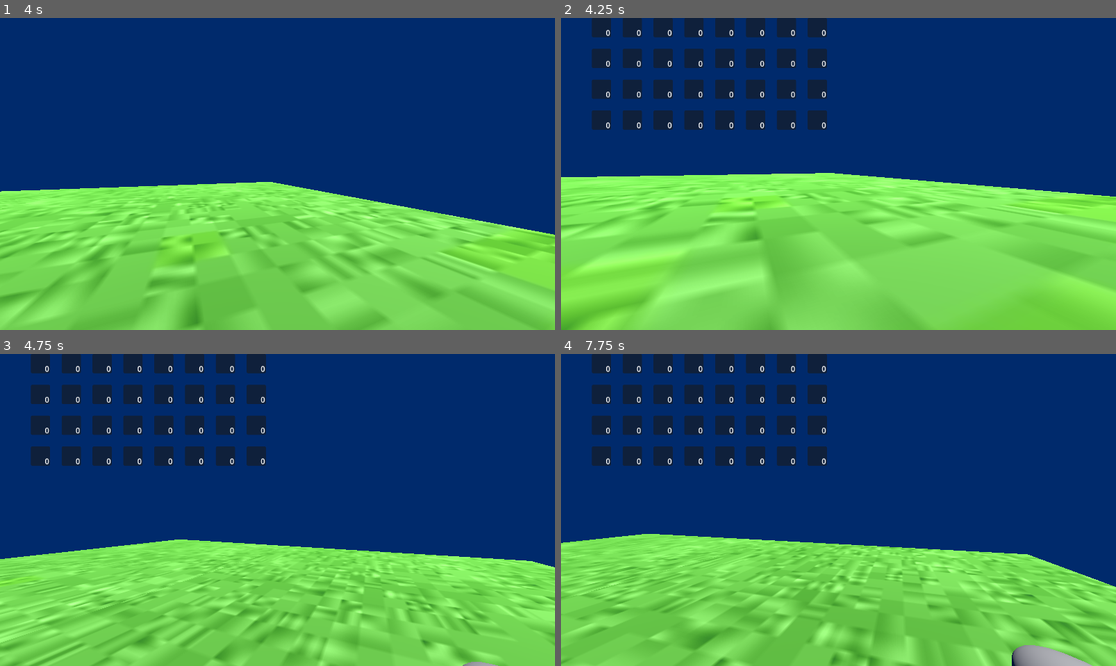
Above: before the commit, frames 1-4 (two rows, left to right).
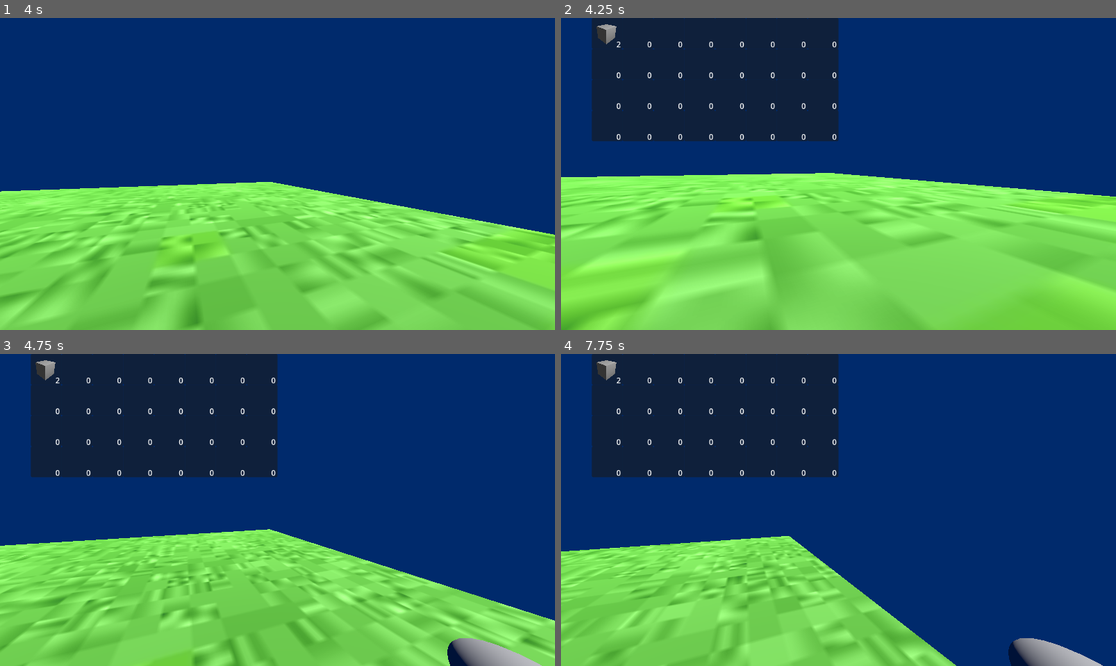
Above: after the commit, the same moments.

Repository: arrowira/DarkFantasyRPG
Game: Godot game, scene res://Scenes/Main.tscn
The game is run twice, just before and just after one commit, with the same random seed, the same clock (stepped at 60 frames per second) and the same inputs.
Inputs (mouse positions are in pixels of both pictures, inside the frame that each line leads up to):
- Up to frame 1 (4 s): move the mouse to (305, 174) at 0.52 s; hold C (Crouch) 0.53-1.28 s; hold W (Forward) from 0.53 s (still down); tap Space (Jump) at 0.77, 1.52, 3.02, 3.77 s; move the mouse to (249, 174) at 1.27 s; tap Shift (Sprint) at 1.35, 2.85 s; move the mouse to (288, 167) at 2.02 s; hold C (Crouch) 2.03-2.78 s; move the mouse to (271, 180) at 2.77 s; move the mouse to (316, 177) at 3.52 s; hold C (Crouch) from 3.53 s (still down)
- Up to frame 2 (4.25 s): keep holding W (Forward); keep holding C (Crouch); tap E (OpenInventory) at 4.15 s
- Up to frame 3 (4.75 s): keep holding W (Forward); move the mouse to (233, 506) at 4.27 s; release C (Crouch) at 4.28 s; tap Shift (Sprint) at 4.35 s; tap Space (Jump) at 4.52 s
- Up to frame 4 (7.75 s): move the mouse to (844, 510) at 5.02 s; hold C (Crouch) 5.03-5.78 s; move the mouse to (816, 503) at 5.77 s; release W (Forward) at 5.78 s; hold D (Right) 5.78-6.53 s; tap Shift (Sprint) at 5.85, 7.35 s; tap Space (Jump) at 6.02, 6.77, 7.52 s; move the mouse to (866, 510) at 6.52 s; hold C (Crouch) 6.53-7.28 s; hold W (Forward) from 6.53 s (still down); move the mouse to (810, 510) at 7.27 s

Frame 1 is identical in both runs. In frame 2, 11% of the frame differs, in the area x 5-51%, y 0-40%; in frame 3, 26%; in frame 4, 33%, in the area x 0-100%, y 0-100%.

Commit message:
InventoryFixes

Diff:
--- a/dark-fantasy-rpg/Scenes/InventorySlot.tscn
+++ b/dark-fantasy-rpg/Scenes/InventorySlot.tscn
@@ -3,16 +3,17 @@
 [node name="InventorySlot" type="Node2D"]
 
 [node name="Slot" type="Panel" parent="."]
-offset_right = 40.0
-offset_bottom = 40.0
+offset_right = 64.0
+offset_bottom = 64.0
 
 [node name="Tex" type="Sprite2D" parent="Slot"]
-position = Vector2(3, 3)
+texture_filter = 1
+position = Vector2(31, 32)
 
 [node name="Amount" type="RichTextLabel" parent="Slot"]
 layout_mode = 0
-offset_left = 29.0
-offset_top = 19.0
-offset_right = 69.0
-offset_bottom = 59.0
+offset_left = 51.0
+offset_top = 43.0
+offset_right = 91.0
+offset_bottom = 83.0
 text = "0"
--- a/dark-fantasy-rpg/Scenes/Main.tscn
+++ b/dark-fantasy-rpg/Scenes/Main.tscn
@@ -126,9 +126,9 @@
 transform = Transform3D(1, 0, 0, 0, 0.5218436, 0.85304123, 0, -0.85304123, 0.5218436, 0, 35.276165, 62.57685)
 light_energy = 2.0
 
-[node name="CanvasLayer" type="CanvasLayer" parent="."]
+[node name="Canvas" type="CanvasLayer" parent="."]
 
-[node name="InventoryRenderer" type="Node3D" parent="CanvasLayer"]
+[node name="InventoryRenderer" type="Node3D" parent="Canvas"]
 script = ExtResource("6_v1gob")
 
 [connection signal="timeout" from="Player/WalkTimer" to="Player" method="_on_walk_timer_timeout"]
--- a/dark-fantasy-rpg/Scripts/InvRenderer.gd
+++ b/dark-fantasy-rpg/Scripts/InvRenderer.gd
@@ -6,6 +6,7 @@
 
 var OInv
 var Open = false
+var SlotObj = []
 
 func _physics_process(delta: float) -> void:
 	#has to ready after the inventory script is loaded so put it a frame after
@@ -15,13 +16,14 @@
 		var Pos = Vector2(0, 0)
 		var Dist = 64
 		for i in range(OInv.size()):
-			if(Pos.x == 8*64):
-				Pos.y+=64
+			if(Pos.x == 8*Dist):
+				Pos.y+=Dist
 				Pos.x=0
-			Pos.x +=64
+			Pos.x +=Dist
 			var NSlot = InvSlot.instantiate()
 			NSlot.global_position = Pos
 			add_child(NSlot)
+			SlotObj.append(NSlot)
 		R = true
 
 	if(Input.is_action_just_pressed("OpenInventory")):
@@ -31,6 +33,15 @@
 
 	if(Open == true):
 		DrawInvetory()
+		Input.set_mouse_mode(Input.MOUSE_MODE_VISIBLE)
+	else:
+		Input.set_mouse_mode(Input.MOUSE_MODE_CAPTURED)
 
 func DrawInvetory():
+	for i in range(OInv.size()):
+		if(OInv[i].Name != "Empty"):
+			SlotObj[i].get_node("Slot/Tex").texture = OInv[i].Tex
+			SlotObj[i].get_node("Slot/Tex").scale = Vector2(48, 48)/SlotObj[i].get_node("Slot/Tex").texture.get_size()
+			SlotObj[i].get_node("Slot/Amount").text = str(OInv[i].Amt)
+
 	return
--- a/dark-fantasy-rpg/Scripts/Inventory.gd
+++ b/dark-fantasy-rpg/Scripts/Inventory.gd
@@ -7,6 +7,7 @@
 	Inv.resize(InvSize)
 	for i in range(InvSize):
 		Inv[i] = Item.new()
+	Inv[0] = Item.new("Square", 10, load("res://Textures/TestImage.png"), "Cube", 2)
 
 func PickupItem(NItem):
 	for i in range (Inv.size()):
--- a/dark-fantasy-rpg/Scripts/Item.gd
+++ b/dark-fantasy-rpg/Scripts/Item.gd
@@ -5,6 +5,7 @@
 var Tex : Texture2D
 var Desc : String
 var Amt : int
+var Pa
 
 func _init(n: String = "Empty", ss: int = 0, t: Texture2D = null, d: String = "How are you seeing this?", a: int=0):
 	Name = n
--- a/dark-fantasy-rpg/Scripts/PlayerMovement.gd
+++ b/dark-fantasy-rpg/Scripts/PlayerMovement.gd
@@ -93,7 +93,7 @@
 
 #No idea how this functions works. I just copied it.
 func _input(event):
-	if(event is InputEventMouseMotion):
+	if(event is InputEventMouseMotion && get_node("/root/Node3D/Canvas/InventoryRenderer").Open == false):
 		rotate_y(-event.relative.x * MouseSense)
 		CamPitch -= event.relative.y * MouseSense
 		CamPitch = clamp(CamPitch, deg_to_rad(-90), deg_to_rad(90))
Renamed: dark-fantasy-rpg/Textures/TestIamge.png -> dark-fantasy-rpg/Textures/TestImage.png
Not shown, changed: dark-fantasy-rpg/Textures/TestImage.png.import
